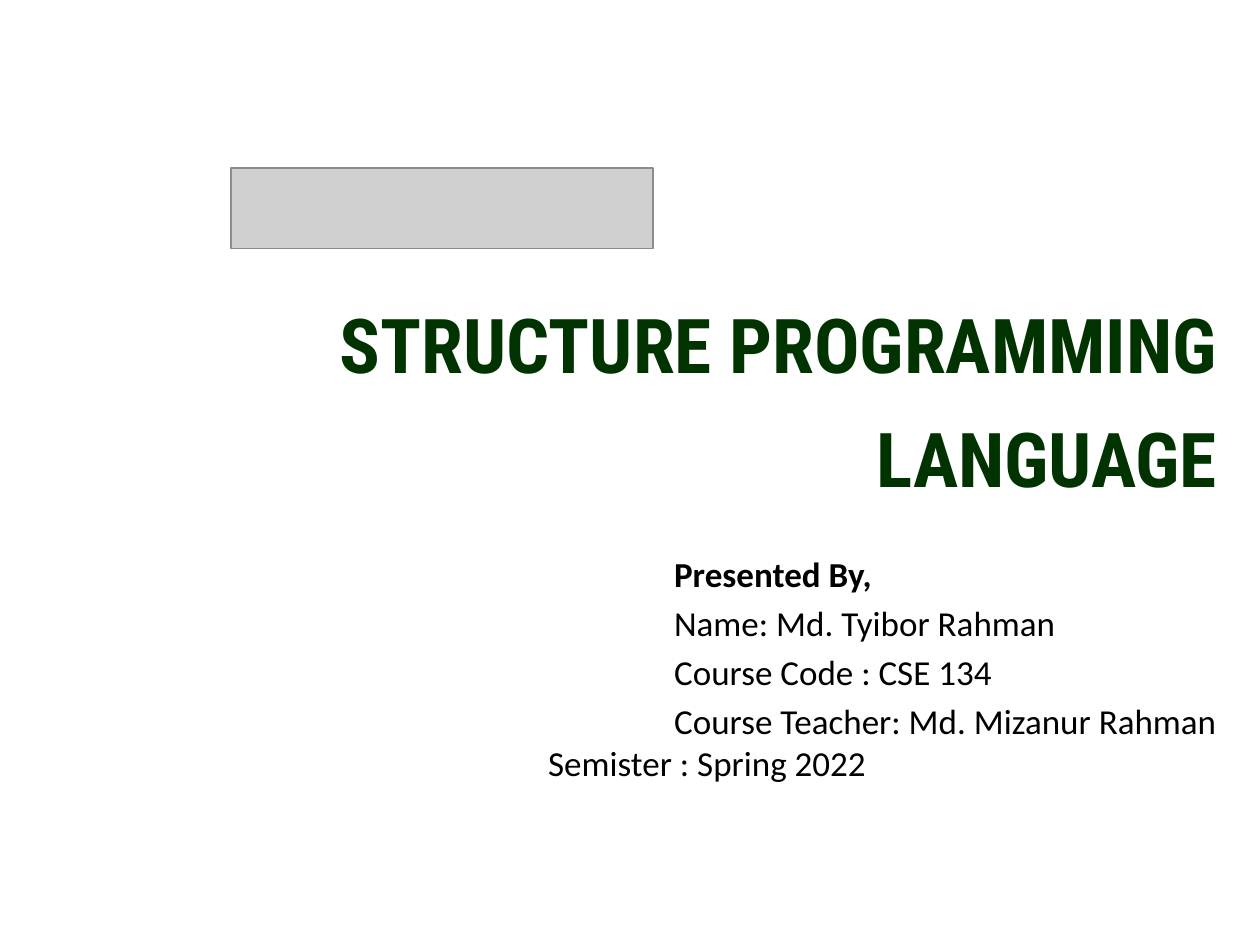
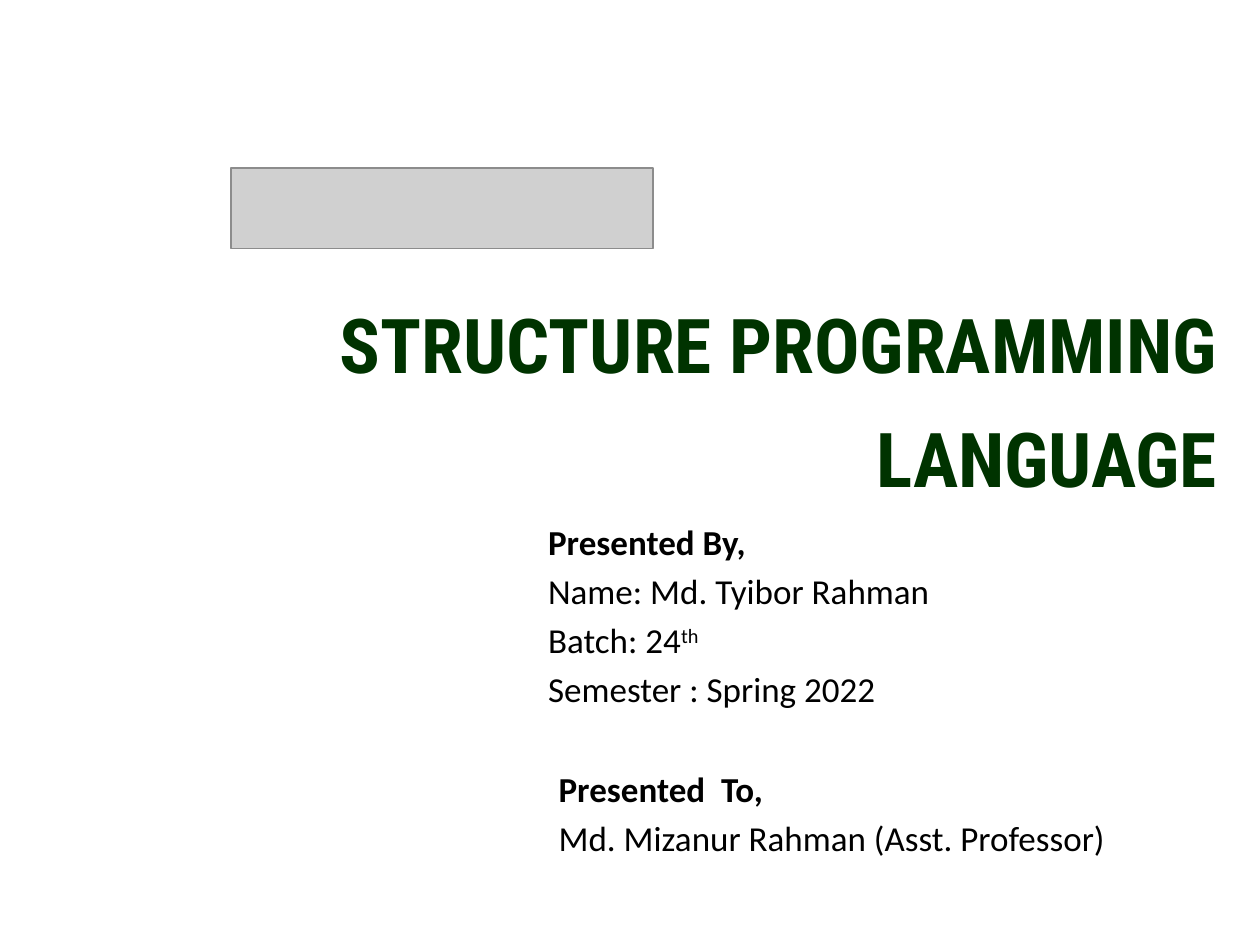
Before and after one commit to thewhiteant/Learning_Something, a slide deck: slide 1 of pptx/amar/rafi.pptx. Drawn at 1260x945 pixels with LibreOffice and Linux fonts; fonts in the diff are those of the drawing; grey boxes stand for pictures; background and template pictures are left out. Boxes give left, top, right and bottom in pixels: in the first picture for what was removed or moved away, otherwise in the second. Text is boxed around its words. In the diff, an @@ line names an element or a change of style, - is before the commit and + after.

```diff
--- a/pptx/amar/rafi.pptx
+++ b/pptx/amar/rafi.pptx
@@ subtitle "Presented By,": place and size @@
-subtitle "Presented By," at [548,562,1216,782]
+subtitle "Presented By," at [548,530,929,708]
@@ subtitle at [548,628,875,708]: text changed @@
-Course Code : CSE 134
-Course Teacher: Md. Mizanur Rahman Semister : Spring 2022
+Batch: 24th
+Semester : Spring 2022
@@ text added at [559,777,1104,856], 20 pt, text #000000 @@
+Presented To,
+Md. Mizanur Rahman (Asst. Professor)
```
